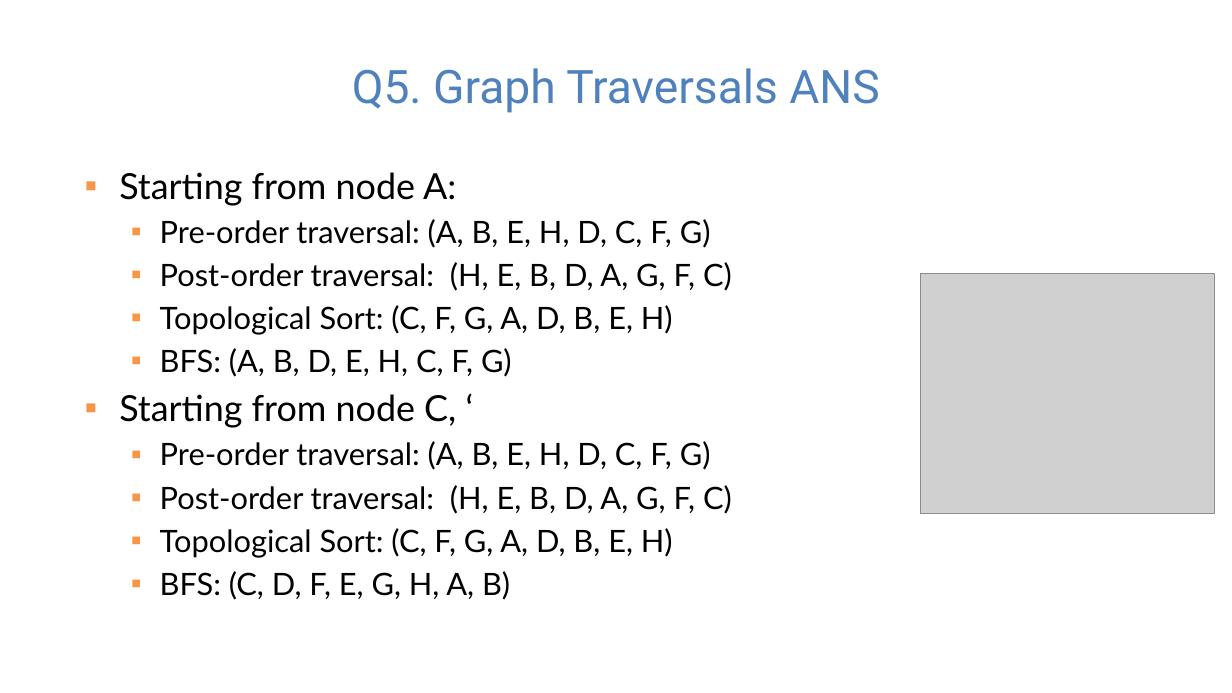
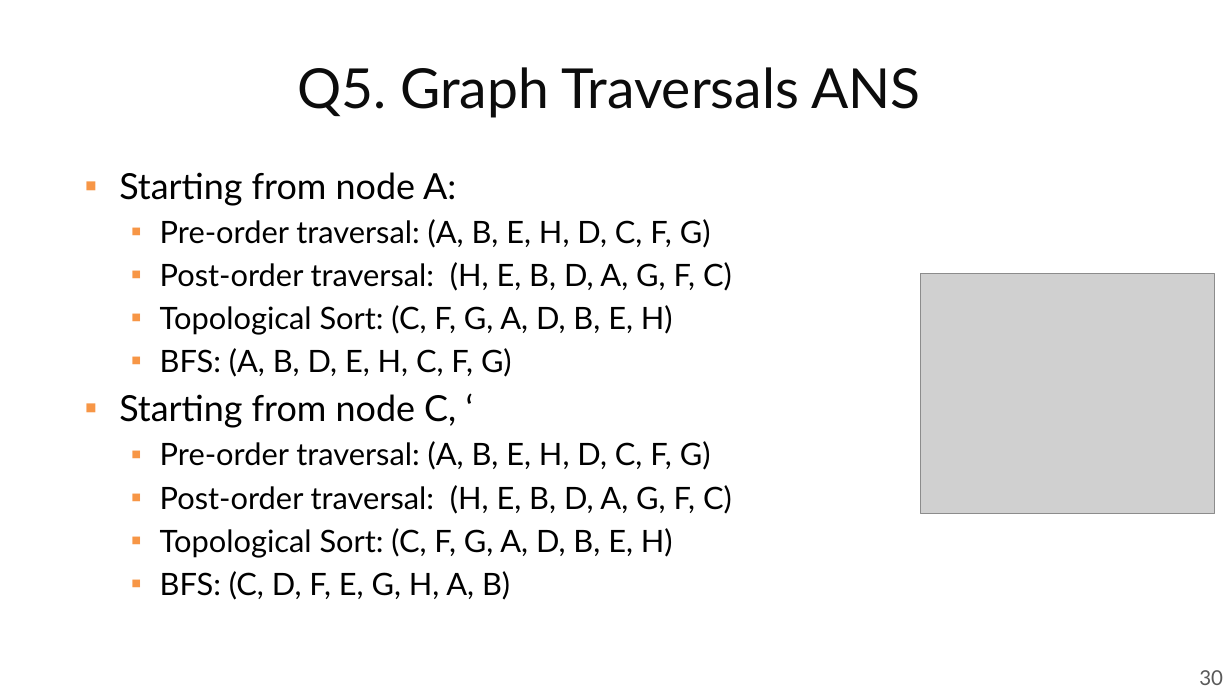
Before and after one commit to guhofstra/CSC111Fa25, a slide deck: slide 30 of PPTs/Lecture 12-graphs Exercises ANS.pptx. Drawn at 1232x693 pixels with LibreOffice and Linux fonts; fonts in the diff are those of the drawing; grey boxes stand for pictures. Boxes give left, top, right and bottom in pixels: in the first picture for what was removed or moved away, otherwise in the second. Text is boxed around its words. In the diff, an @@ line names an element or a change of style, - is before the commit and + after.

```diff
--- a/PPTs/Lecture 12-graphs Exercises ANS.pptx
+++ b/PPTs/Lecture 12-graphs Exercises ANS.pptx
@@ text "Q5. Graph Traversals ANS": place and size @@
-text "Q5. Graph Traversals ANS" at <box>352,68,879,113</box>
+text "Q5. Graph Traversals ANS" at <box>297,67,920,118</box>
@@ text "Q5. Graph Traversals ANS" at <box>297,67,920,118</box>: size 36 to 43 pt, font Roboto to Lato, text colour #4F81BD to #0C0C0C @@
@@ page number added at <box>1199,670,1223,685</box>, 16 pt, text #595959 @@
+30
```
Also in this commit, not shown: 26 other slides changed, 12 slides added, 6 other files.
